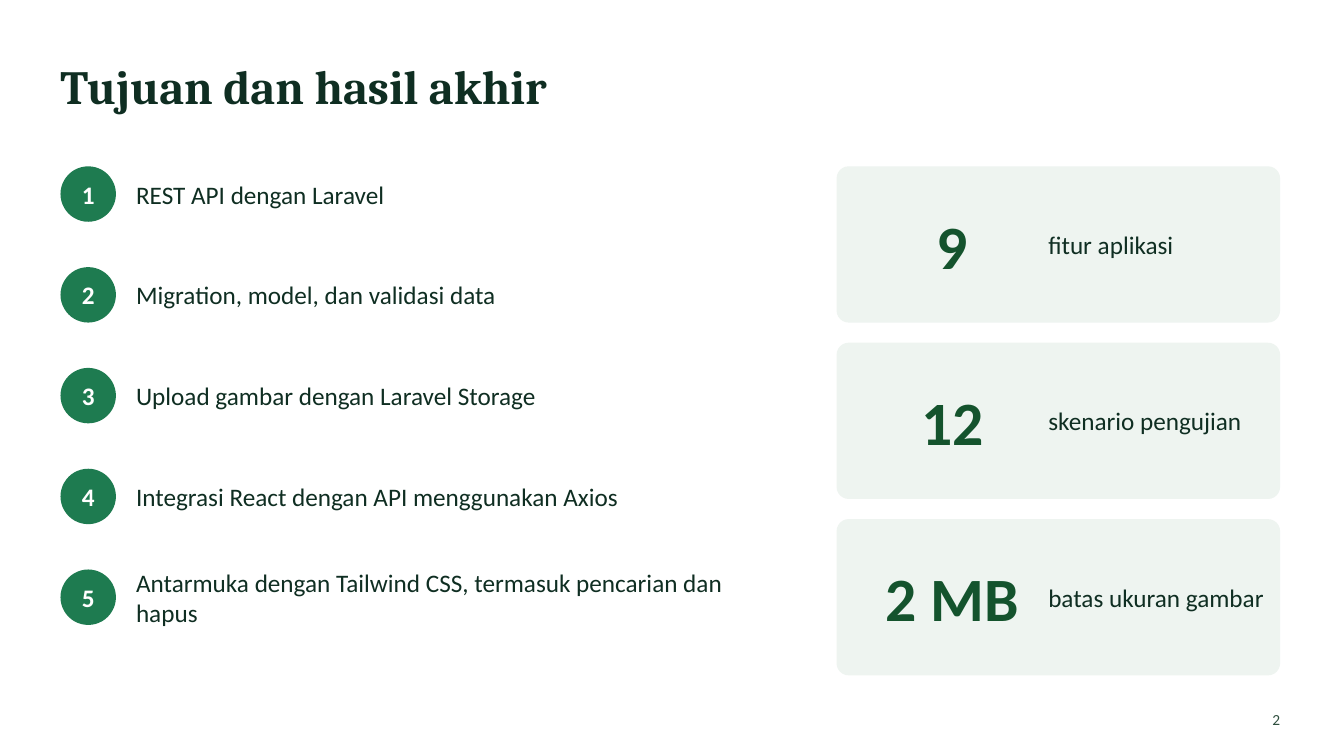
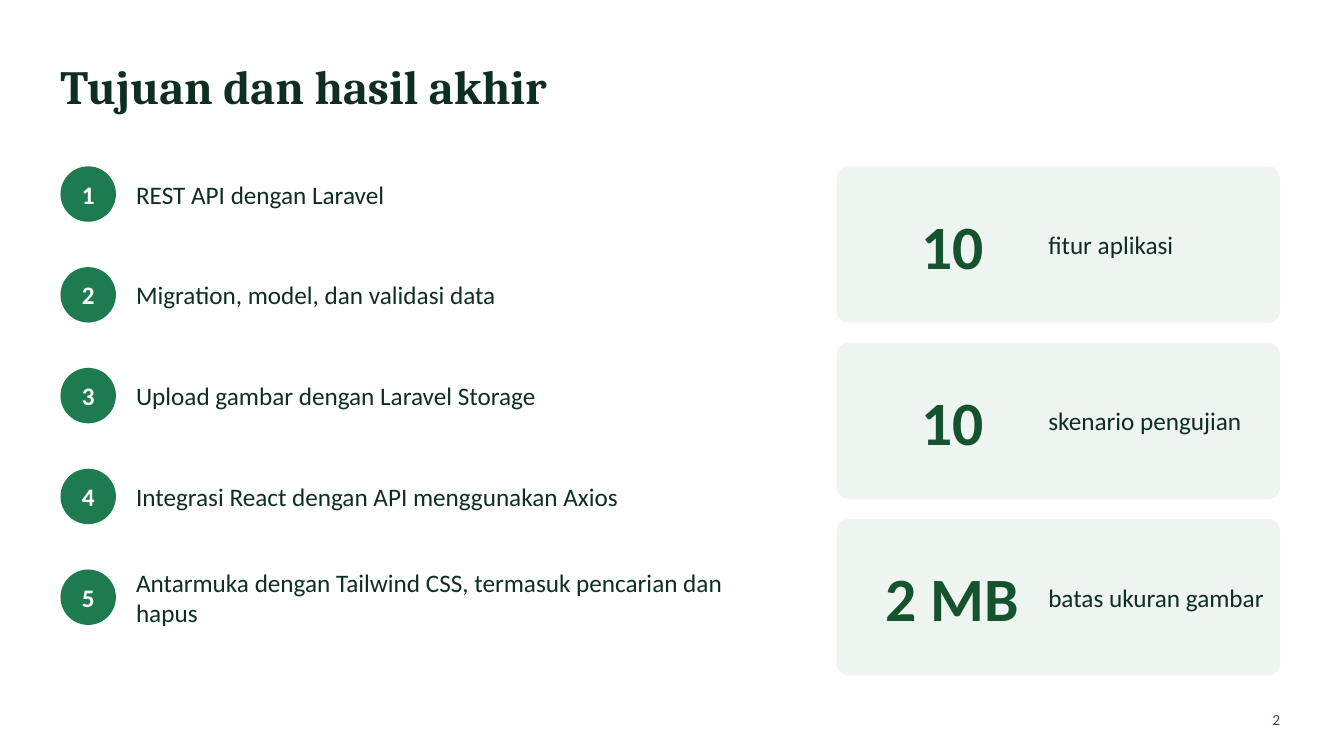
Before and after one commit to alexsandri/batam, a slide deck: slide 2 of presentasi/Aplikasi_Barang.pptx. Drawn at 1344x756 pixels with LibreOffice and Linux fonts; fonts in the diff are those of the drawing. Boxes give left, top, right and bottom in pixels: in the first picture for what was removed or moved away, otherwise in the second. Text is boxed around its words. In the diff, an @@ line names an element or a change of style, - is before the commit and + after.

```diff
--- a/presentasi/Aplikasi_Barang.pptx
+++ b/presentasi/Aplikasi_Barang.pptx
@@ text at box(921, 228, 983, 270): text changed @@
-9
+10
@@ text at box(921, 404, 983, 446): text changed @@
-12
+10
```
Also in this commit, not shown: 3 other slides changed, 1 other file.
